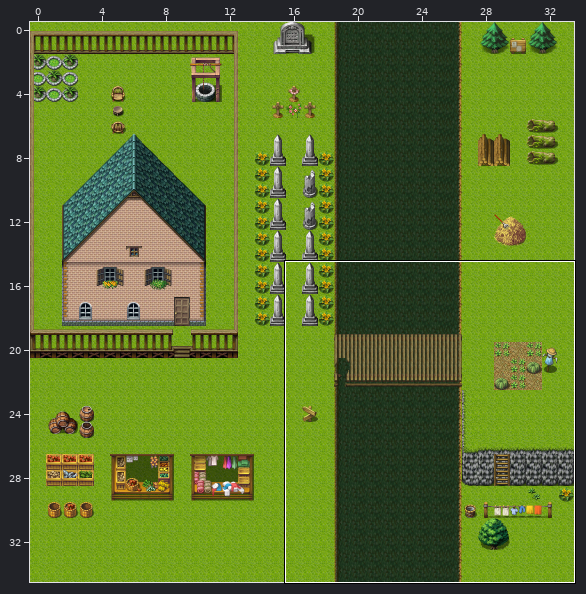
Level history. Tiled map: resource/tmx/testmap.tmx. Above: a wide view before the commit, with the close-up outlined.
Close-up. As it was:
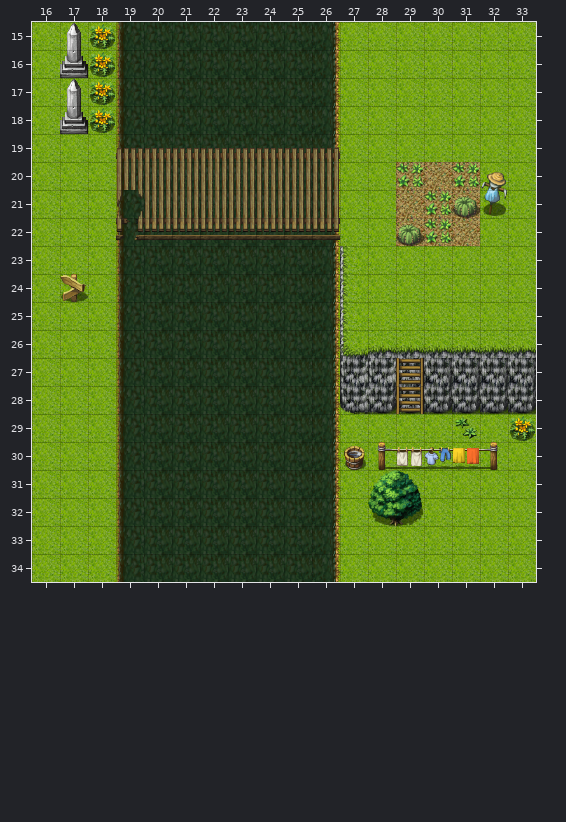
Cells are 32x32 px. Shown: x 16..33, y 15..34. The commit also changed other parts of the map, which this record leaves out.
Now the later version:
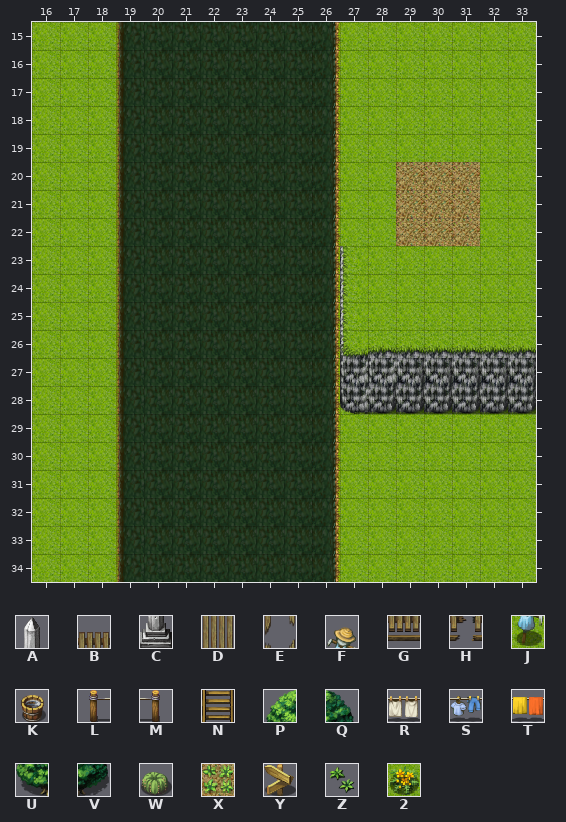
Key: from "mapImage": A 52, B 53, C 68, D 69, E 70, F 84, G 85, H 86, J 100, K 114, L 115, M 117, N 128, P 129, Q 130, R 131, S 132, T 133, U 145, V 146, W 147, X 148, Y 149, Z 160, 2 165.
_ is an empty cell, . an unchanged one.
See-through tiles are keyed as they look on the map.
Difference:
--- layer "タイル・レイヤー 2" (now hidden)
@@ x 17..32 @@
-15 .2..............
-16 C2..............
-17 .2..............
-18 C2..............
-19 ..BBBBBBBB......
-20 ..DDDDDDDD..X.X.
-21 ..EDDDDDDD...XWJ
-22 ..HGGGGGGG..WX..
+15 ._..............
+16 __..............
+17 ._..............
+18 __..............
+19 ..________......
+20 ..________.._._.
+21 ..________...___
+22 ..________..__..
@@ x 17..17 @@
-24 Y
+24 _
@@ x 27..33 @@
-27 ..N....
-28 ..N....
-29 ....Z.2
-30 KL...M.
+27 .._....
+28 .._....
+29 ...._._
+30 __..._.
@@ x 28..29 @@
-32 UV
+32 __
--- layer "タイル・レイヤー 3" (now hidden)
@@ x 17..17 @@
-15 A
+15 _
@@ x 17..17 @@
-17 A
+17 _
@@ x 32..32 @@
-20 F
+20 _
@@ x 28..31 @@
-30 .RST
-31 PQ..
+30 .___
+31 __..
